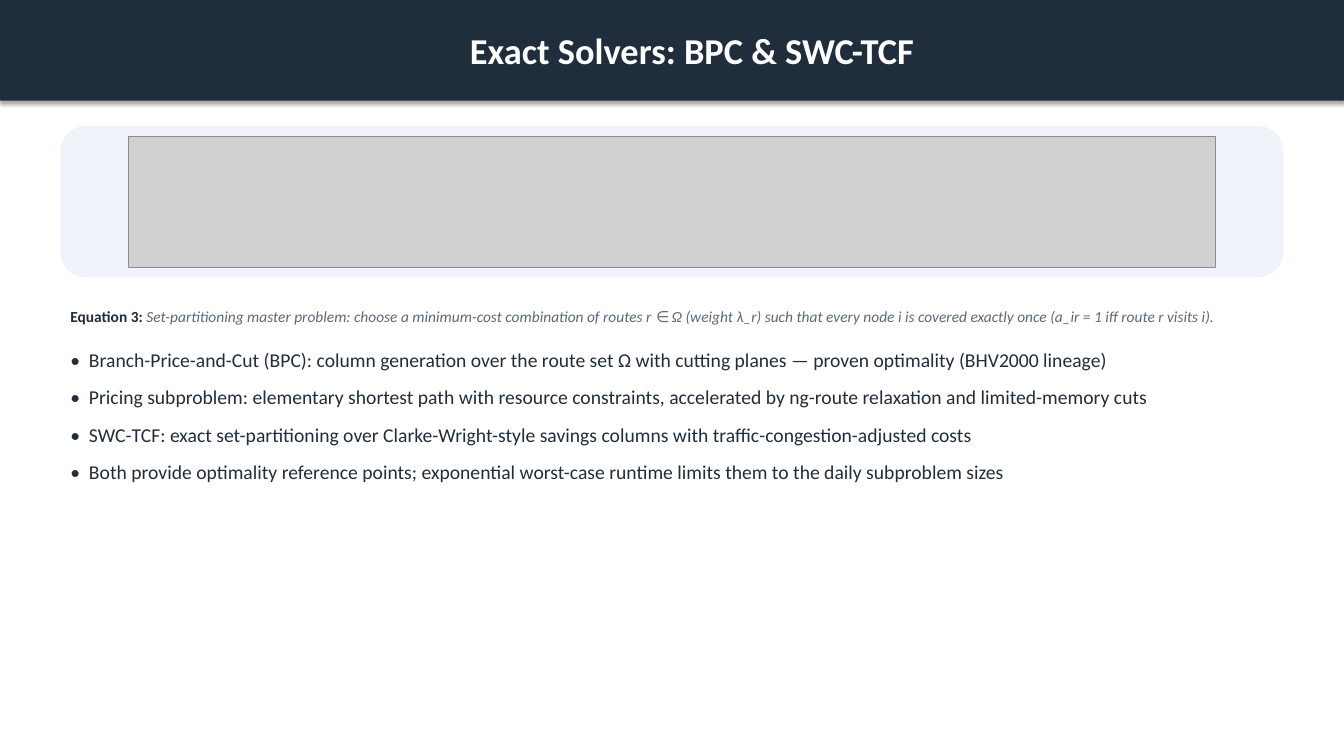
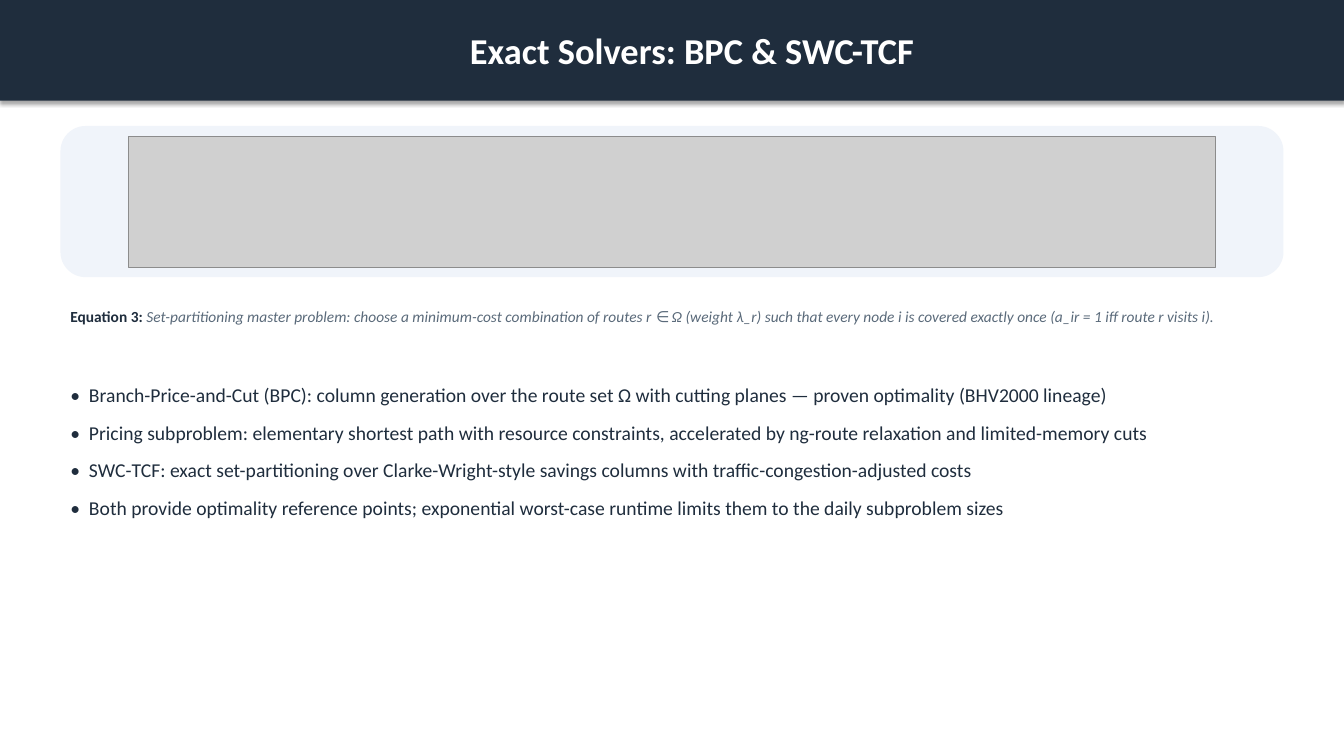
Before and after one commit to ACFHarbinger/WSmartPlus-Route, a slide deck: slide 6 of assets/windows/wsmart_route_results.pptx. Drawn at 1344x756 pixels with LibreOffice and Linux fonts; fonts in the diff are those of the drawing; grey boxes stand for pictures. Boxes give left, top, right and bottom in pixels: in the first picture for what was removed or moved away, otherwise in the second. Text is boxed around its words. In the diff, an @@ line names an element or a change of style, - is before the commit and + after.

```diff
--- a/assets/windows/wsmart_route_results.pptx
+++ b/assets/windows/wsmart_route_results.pptx
@@ text "• Branch-Price-and-Cut (BPC): column generation ...": place and size @@
-text "• Branch-Price-and-Cut (BPC): column generation ..." at <box>89,353,1147,482</box>
+text "• Branch-Price-and-Cut (BPC): column generation ..." at <box>89,388,1147,518</box>
```
Also in this commit, not shown: 9 other slides changed, 2 other files.
